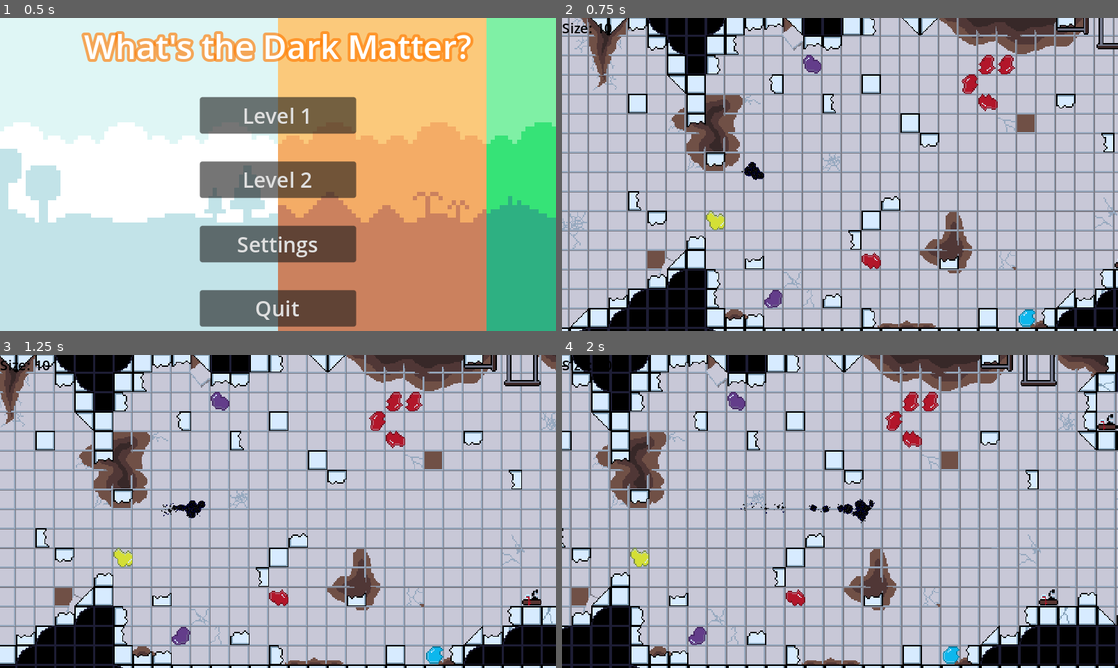
Above: before the commit, frames 1-4 (two rows, left to right).
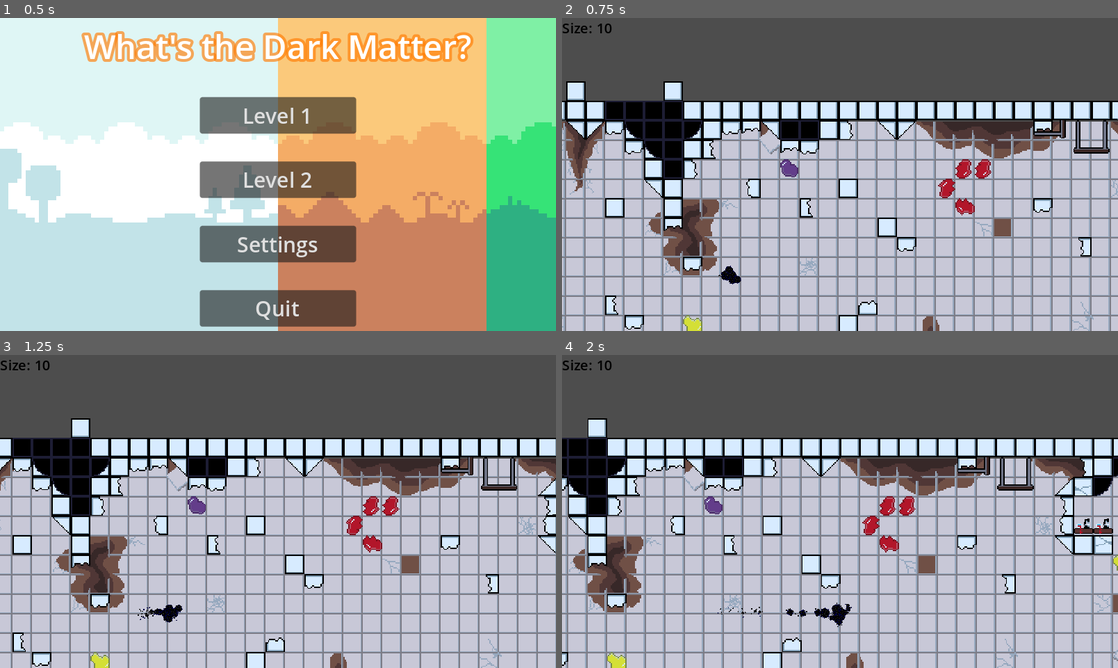
Above: after the commit, the same moments.

Repository: BenBenBenB/godot-testing-2d
Game: Godot game, scene res://scene/main.tscn
Same seed, same stepped clock (60 frames per second), same inputs: the game is played once before the commit and once after it.
Inputs:
- Up to frame 1 (0.5 s): no input
- Up to frame 2 (0.75 s): click "Level 1" at 0.5 s
- Up to frame 3 (1.25 s): no input
- Up to frame 4 (2 s): hold D (move_right) from 1.28 s (still down); hold Space (grow) from 1.28 s (still down)

Frame 1 is identical in both runs. In frame 2, 73% of the frame differs, in the area x 0-100%, y 0-100%; in frame 3, 72%; in frame 4, 75%.

Commit message:
undid whatever level changes there were cuz they werent important

Diff:
--- a/scene/level/level_01.tscn
+++ b/scene/level/level_01.tscn
@@ -105,17 +105,12 @@
 physics_layer_0/collision_layer = 1
 sources/0 = SubResource("TileSetAtlasSource_rdtw8")
 
-[sub_resource type="RectangleShape2D" id="RectangleShape2D_vcrwc"]
-size = Vector2(42, 577)
-
 [sub_resource type="LabelSettings" id="LabelSettings_gq3t0"]
 font_color = Color(0, 0, 0, 1)
 
 [node name="Level" type="Node2D"]
-position = Vector2(128, -128)
 script = ExtResource("1_8dvbu")
 level_id = 1
-metadata/_edit_group_ = true
 
 [node name="looping BG" type="Sprite2D" parent="."]
 modulate = Color(0.784314, 0.784314, 0.843137, 1)
@@ -157,17 +152,11 @@
 layer_3/tile_data = PackedInt32Array(1573037, 65536, 3, 1573038, 65536, 3, 1573039, 65536, 3, 1638575, 65536, 3, 163857 …(6053 unchanged characters)…
 
 [node name="Camera2D" type="Camera2D" parent="." node_paths=PackedStringArray("current_level", "tilemap")]
-position = Vector2(101, 130)
+position = Vector2(120, 128)
 zoom = Vector2(1.4, 1.4)
 script = ExtResource("2_hwkp7")
 current_level = NodePath("..")
 tilemap = NodePath("../SmallMainTileMap")
-
-[node name="Area2D" type="Area2D" parent="Camera2D"]
-
-[node name="CollisionShape2D" type="CollisionShape2D" parent="Camera2D/Area2D"]
-position = Vector2(-250, -2.5)
-shape = SubResource("RectangleShape2D_vcrwc")
 
 [node name="CharacterBody2D" parent="." node_paths=PackedStringArray("current_level") groups=["player"] instance=ExtResource("5_arufi")]
 position = Vector2(2818, 110)
Not shown: 2 places in scene/level/level_01.tscn that only renumber resources
